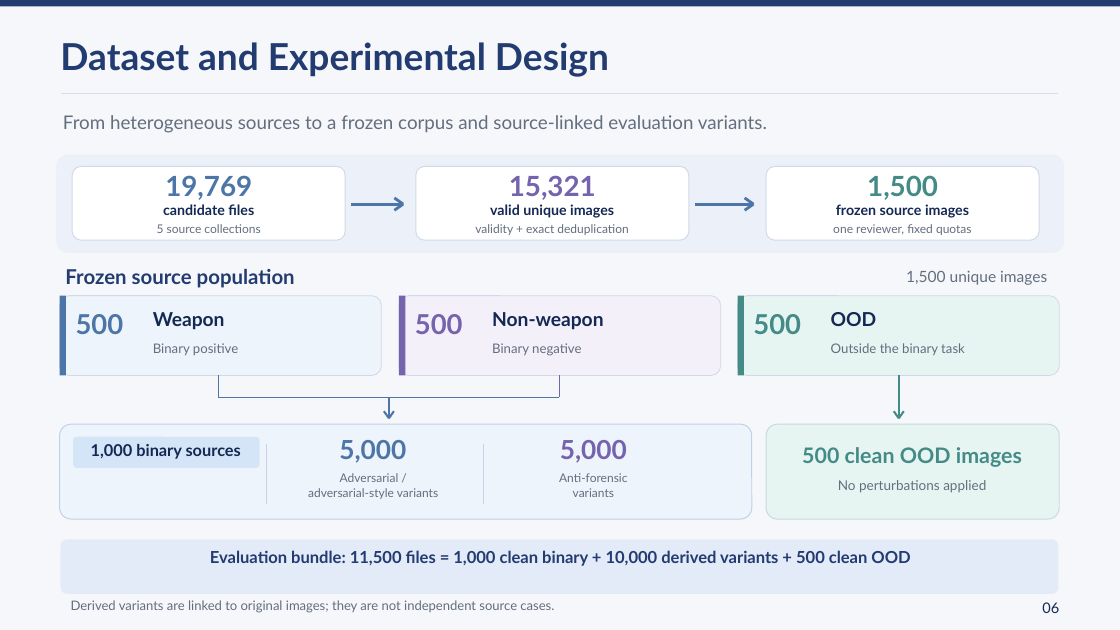
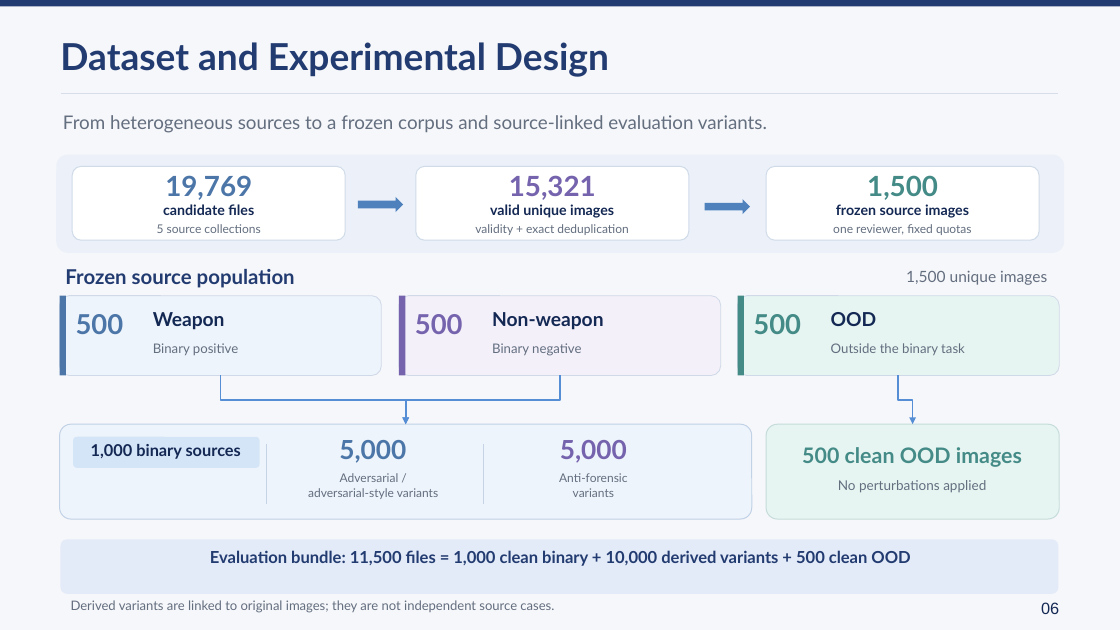
Before and after one commit to lmolinario/Molinario_Thesis_Defense_2026, a slide deck: slide 6 of Molinario_Thesis_Defense_2026.pptx. Drawn at 1120x630 pixels with LibreOffice and Linux fonts; fonts in the diff are those of the drawing. Boxes give left, top, right and bottom in pixels: in the first picture for what was removed or moved away, otherwise in the second. Text is boxed around its words. In the diff, an @@ line names an element or a change of style, - is before the commit and + after.

Commit message:
end

```diff
--- a/Molinario_Thesis_Defense_2026.pptx
+++ b/Molinario_Thesis_Defense_2026.pptx
@@ line removed from (351, 204) to (403, 204) @@
@@ right arrow added at (358,197,403,213), fill #4F81BD @@
@@ line removed from (394, 198) to (403, 204) @@
@@ line removed from (394, 210) to (403, 204) @@
@@ line removed from (695, 204) to (754, 204) @@
@@ right arrow added at (705,199,750,214), fill #4F81BD @@
@@ line removed from (744, 198) to (754, 204) @@
@@ line removed from (744, 210) to (754, 204) @@
@@ line removed from (218, 376) to (218, 397) @@
@@ elbow arrow added from (220, 376) to (406, 424), #558ED5 1.5 pt @@
@@ elbow arrow added from (560, 376) to (406, 424), #558ED5 1.5 pt @@
@@ line removed from (560, 376) to (560, 397) @@
@@ elbow arrow added from (898, 376) to (912, 424), #558ED5 1.5 pt @@
@@ line removed from (899, 376) to (899, 418) @@
@@ line removed from (218, 397) to (560, 397) @@
@@ line removed from (384, 411) to (389, 418) @@
@@ line removed from (389, 397) to (389, 418) @@
@@ line removed from (394, 411) to (389, 418) @@
@@ line removed from (894, 411) to (899, 418) @@
@@ line removed from (904, 411) to (899, 418) @@
@@ text "06" at (1041,602,1059,614): size 12.5 to 14 pt, font Lato to Arial @@
```
Also in this commit, not shown: 6 other slides changed, 6 slides added.
